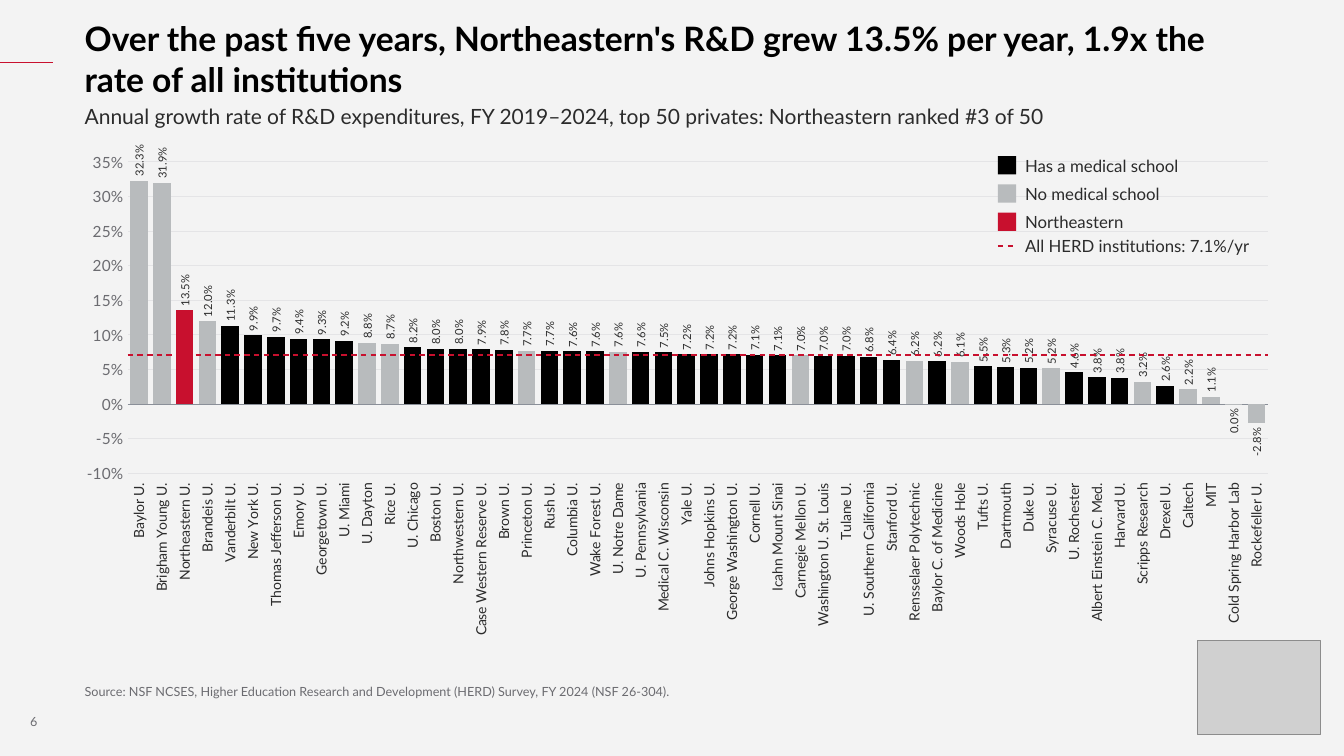
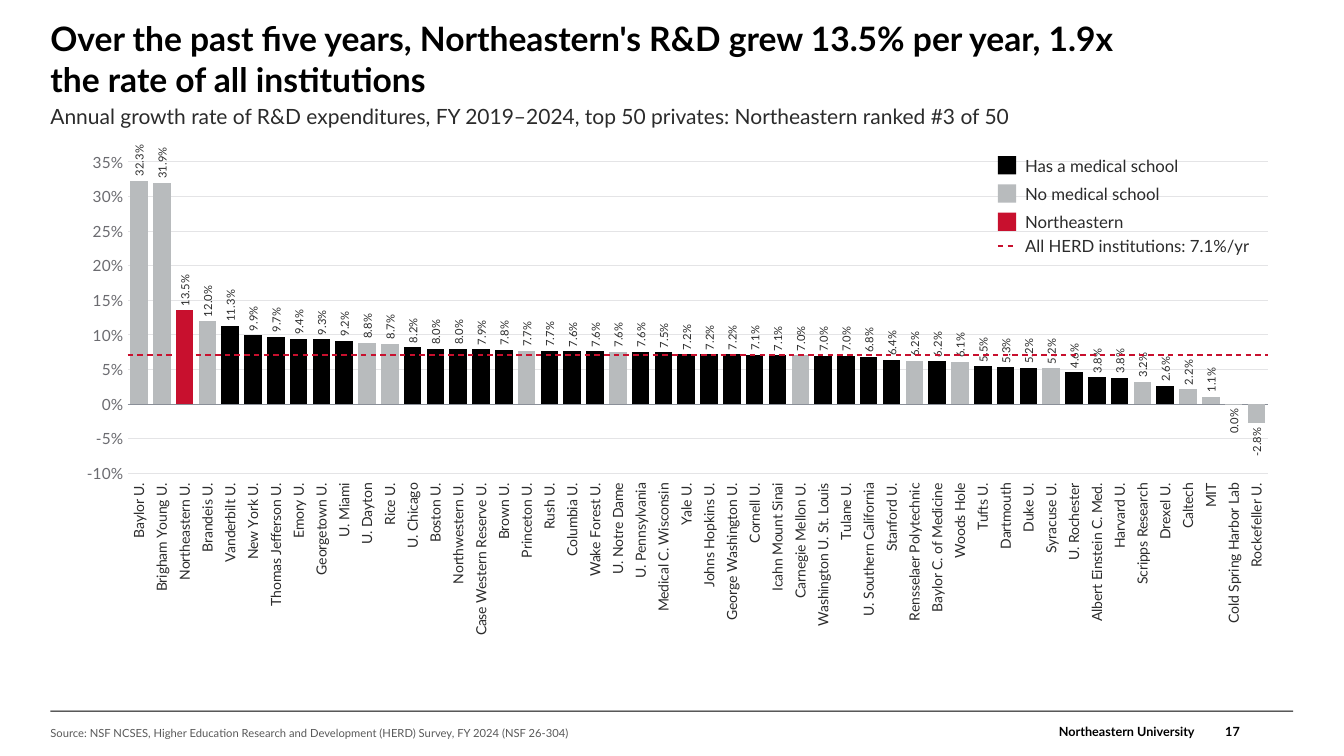
Before and after one commit to brettcsweet/Tonys-repo, a slide deck: slide 17 of GC_Financial_Update_2026-09-30.pptx (slide 13 before the commit). Drawn at 1344x756 pixels with LibreOffice and Linux fonts; fonts in the diff are those of the drawing; grey boxes stand for pictures; background and template pictures are left out. Boxes give left, top, right and bottom in pixels: in the first picture for what was removed or moved away, otherwise in the second. Text is boxed around its words. In the diff, an @@ line names an element or a change of style, - is before the commit and + after.

```diff
--- a/GC_Financial_Update_2026-09-30.pptx
+++ b/GC_Financial_Update_2026-09-30.pptx
@@ background #F2F2F2 at 90% opacity to #FFFFFF @@
@@ text "Over the past five years, ..." rewrapped from [85, 26, 1205, 93] to [50, 26, 1114, 93] @@
@@ line removed from (0, 63) to (53, 63) @@
@@ text "Annual growth rate of R&D ...": place and size @@
-text "Annual growth rate of R&D ..." at [85, 108, 1043, 128]
+text "Annual growth rate of R&D ..." at [50, 108, 1009, 128]
@@ column chart at [60, 141, 1280, 660] @@
@@ lettering changed @@
@@ picture removed at [1198, 640, 1321, 735] @@
@@ text removed at [30, 717, 37, 726] @@
-6
@@ text "Source: NSF NCSES, Higher Education ..." at [50, 728, 569, 739]: vertical alignment top to middle @@
@@ rectangle added at [50, 711, 1294, 712], fill #000000 @@
@@ text at [50, 728, 569, 739]: text changed; size 9 to 8 pt; text colour #6B6B70 to #595959 @@
-Source: NSF NCSES, Higher Education Research and Development (HERD) Survey, FY 2024 (NSF 26-304).
+Source: NSF NCSES, Higher Education Research and Development (HERD) Survey, FY 2024 (NSF 26-304)
@@ text added at [1059, 726, 1194, 738], 9 pt, text #000000, bold @@
+Northeastern University
@@ page number added at [1225, 727, 1240, 736], 9 pt, text #000000, bold @@
+17
```
Also in this commit, not shown: 29 other slides changed, 8 slides added, 1 slide removed.
